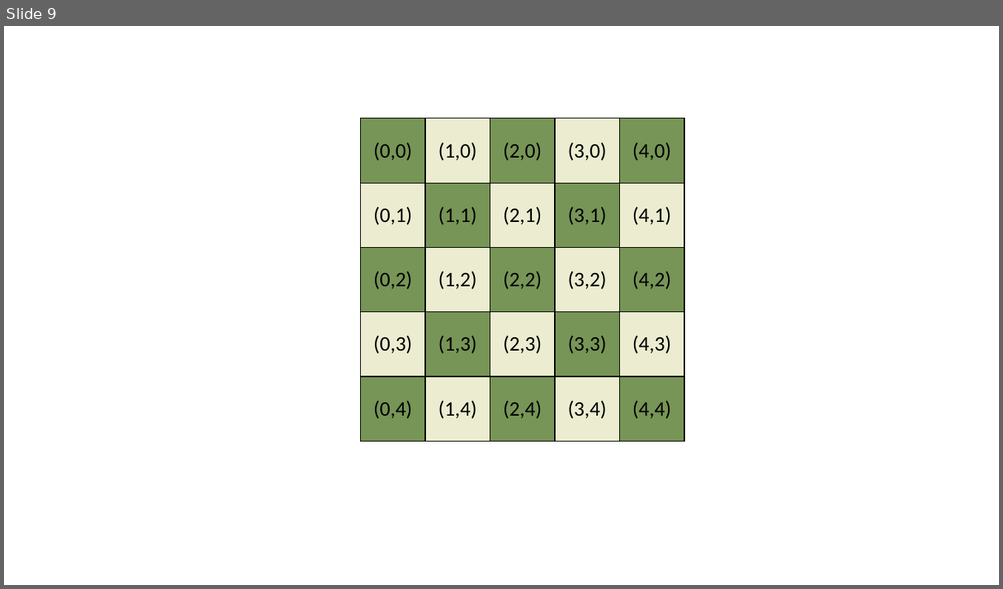
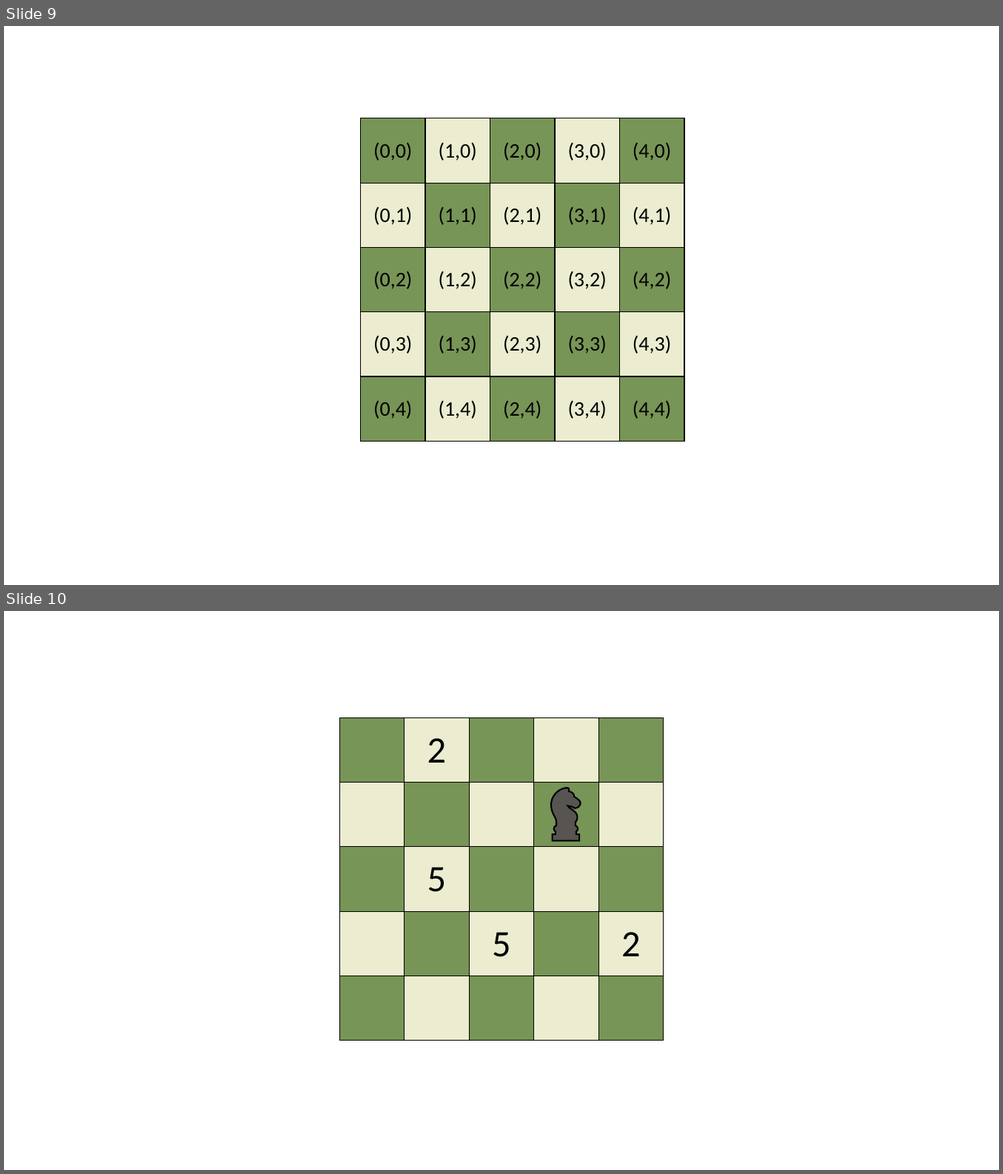
Before and after one commit to lmariotti-95/INTELLIGENT-APPLICATION-DEVELOPMENT, a slide deck: relazione/doc per relazione/scacchiera.pptx. Shown one above the other, each under a label of ours: slide 9 before the commit, slides 9 and 10 after it. The pictures are 1003x589 and 1003x1174 pixels, drawn with LibreOffice and Linux fonts; fonts in the diff are those of the drawing. Boxes give left, top, right and bottom in pixels: in the first picture for what was removed or moved away, otherwise in the second. Text is boxed around its words. In the diff, an @@ line names an element or a change of style, - is before the commit and + after.

```diff
--- a/relazione/doc per relazione/scacchiera.pptx
+++ b/relazione/doc per relazione/scacchiera.pptx
@@ slide 10 added at (4, 611, 999, 1170), background #FFFFFF @@
@@ table added at (340, 718, 664, 1041), 5 rows, 5 columns @@
+ | 2 |  |  | 
+ |  |  |  | 
+ | 5 |  |  | 
+ |  | 5 |  | 2
+ |  |  |  | 
@@ freeform shape added at (551, 788, 580, 841), fill #575452, outline #000000 1.5 pt @@
```
Also in this commit, not shown: 1 slide changed, 7 other files.
